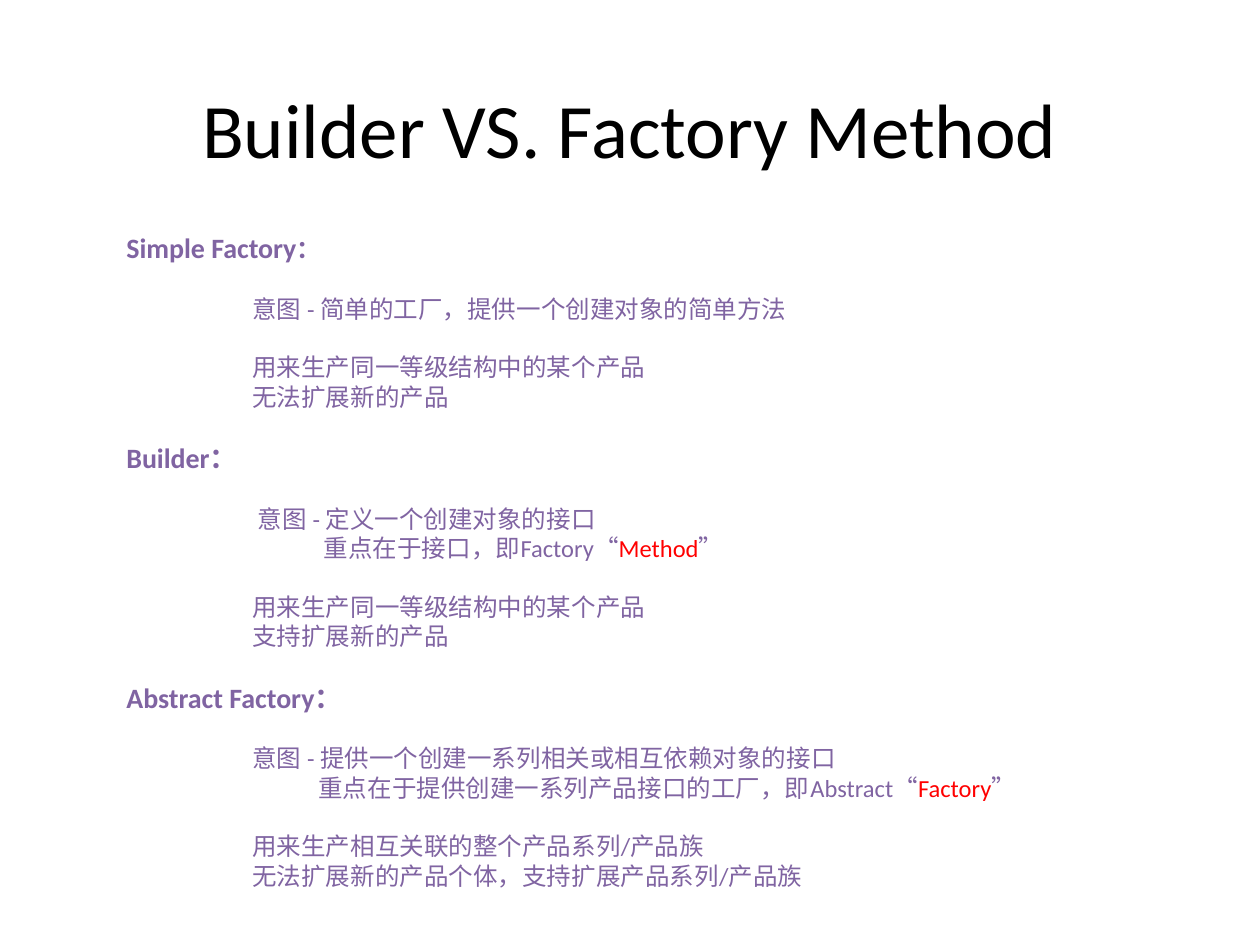
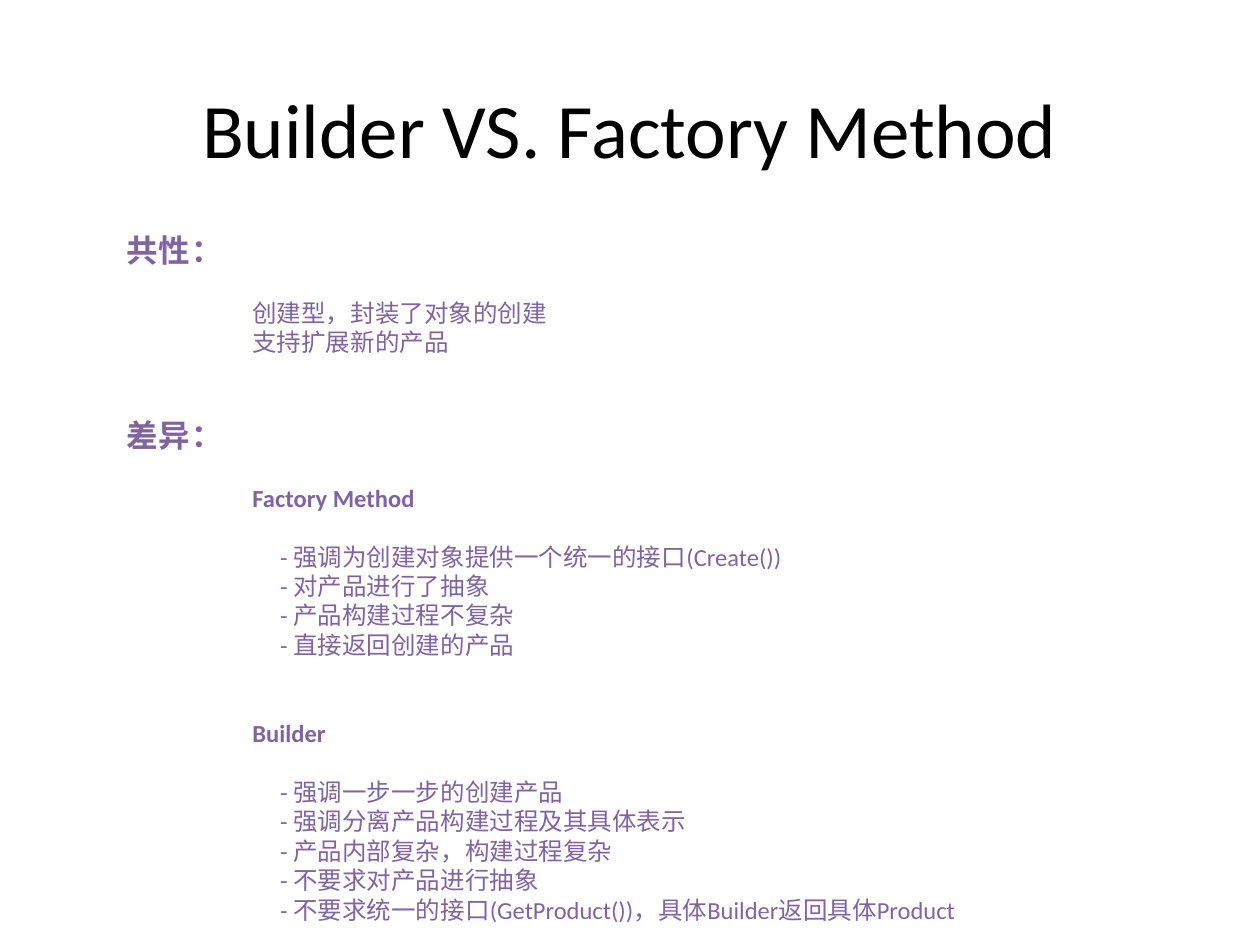
Before and after one commit to PlumpMath/DesignPattern-956, a slide deck: slide 19 of _Doc/DesignPattern.P2.Creational(Bulder).pptx (slide 16 before the commit). Drawn at 1260x945 pixels with LibreOffice and Linux fonts; fonts in the diff are those of the drawing. Boxes give left, top, right and bottom in pixels: in the first picture for what was removed or moved away, otherwise in the second. Text is boxed around its words. In the diff, an @@ line names an element or a change of style, - is before the commit and + after.

Commit message:
Updated Builder code and PPT.

```diff
--- a/_Doc/DesignPattern.P2.Creational(Bulder).pptx
+++ b/_Doc/DesignPattern.P2.Creational(Bulder).pptx
@@ text at box(126, 235, 546, 325): text changed @@
-Simple Factory：
-意图 - 简单的工厂，提供一个创建对象的简单方法
-用来生产同一等级结构中的某个产品
-无法扩展新的产品
-Builder：
-意图 - 定义一个创建对象的接口
-重点在于接口，即Factory“Method”
-用来生产同一等级结构中的某个产品
+共性：
+创建型，封装了对象的创建
@@ text at box(126, 420, 955, 922): text changed @@
-Abstract Factory：
-意图 - 提供一个创建一系列相关或相互依赖对象的接口
-重点在于提供创建一系列产品接口的工厂，即Abstract“Factory”
-用来生产相互关联的整个产品系列/产品族
-无法扩展新的产品个体，支持扩展产品系列/产品族
+差异：
+Factory Method
+- 强调为创建对象提供一个统一的接口(Create())
+- 对产品进行了抽象
+- 产品构建过程不复杂
+- 直接返回创建的产品
+Builder
+- 强调一步一步的创建产品
+- 强调分离产品构建过程及其具体表示
+- 产品内部复杂，构建过程复杂
+- 不要求对产品进行抽象
+- 不要求统一的接口(GetProduct())，具体Builder返回具体Product
```
Also in this commit, not shown: 6 other slides changed, 8 slides added, 5 slides removed, 30 other files.
